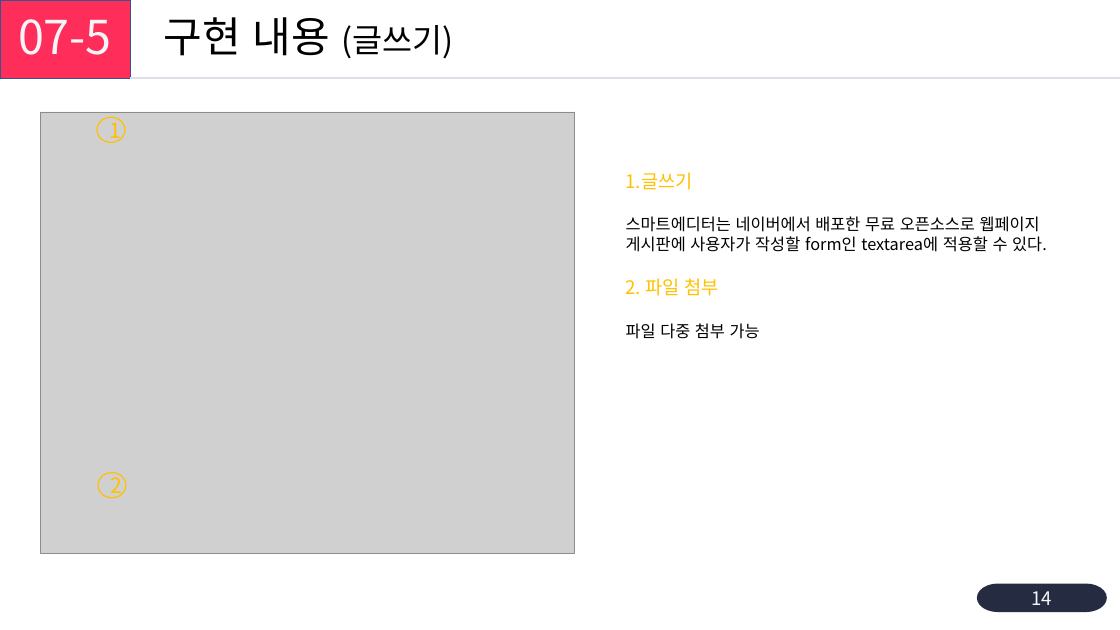
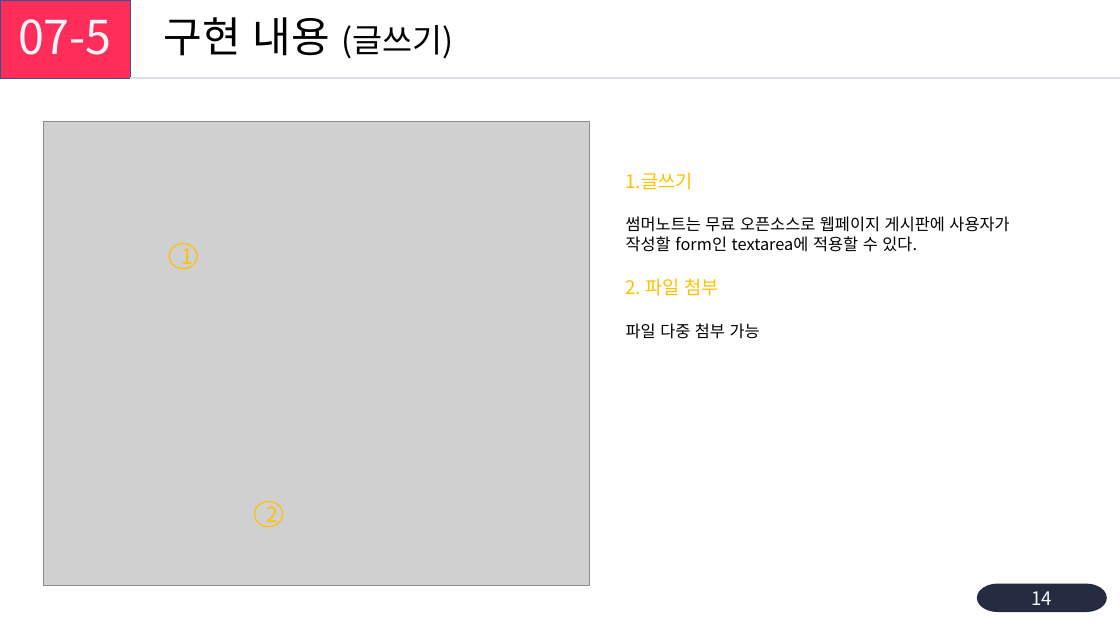
Before and after one commit to zenithmoon22/vboard, a slide deck: slide 14 of Car Story 게시판_포트폴리오.pptx. Drawn at 1120x630 pixels with LibreOffice and Linux fonts; fonts in the diff are those of the drawing; grey boxes stand for pictures. Boxes give left, top, right and bottom in pixels: in the first picture for what was removed or moved away, otherwise in the second. Text is boxed around its words. In the diff, an @@ line names an element or a change of style, - is before the commit and + after.

```diff
--- a/Car Story 게시판_포트폴리오.pptx
+++ b/Car Story 게시판_포트폴리오.pptx
@@ picture: place and size @@
-picture at [40, 112, 575, 553]
+picture at [44, 122, 590, 586]
@@ text at [626, 216, 1009, 252]: text changed @@
-스마트에디터는 네이버에서 배포한 무료 오픈소스로 웹페이지 게시판에 사용자가 작성할 form인 textarea에 적용할 수 있다.
+썸머노트는 무료 오픈소스로 웹페이지 게시판에 사용자가
+작성할 form인 textarea에 적용할 수 있다.
@@ ellipse "1": place and size @@
-ellipse "1" at [97, 118, 124, 143]
+ellipse "1" at [169, 244, 197, 269]
@@ ellipse "2": place and size @@
-ellipse "2" at [98, 473, 126, 498]
+ellipse "2" at [255, 502, 282, 527]
```
Also in this commit, not shown: 6 other slides changed, 16 other files.
